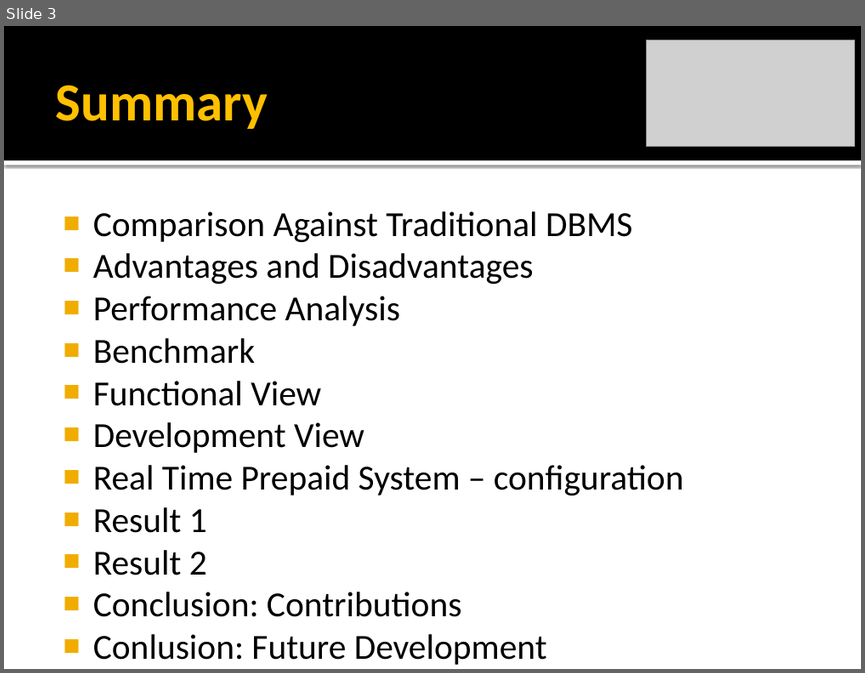
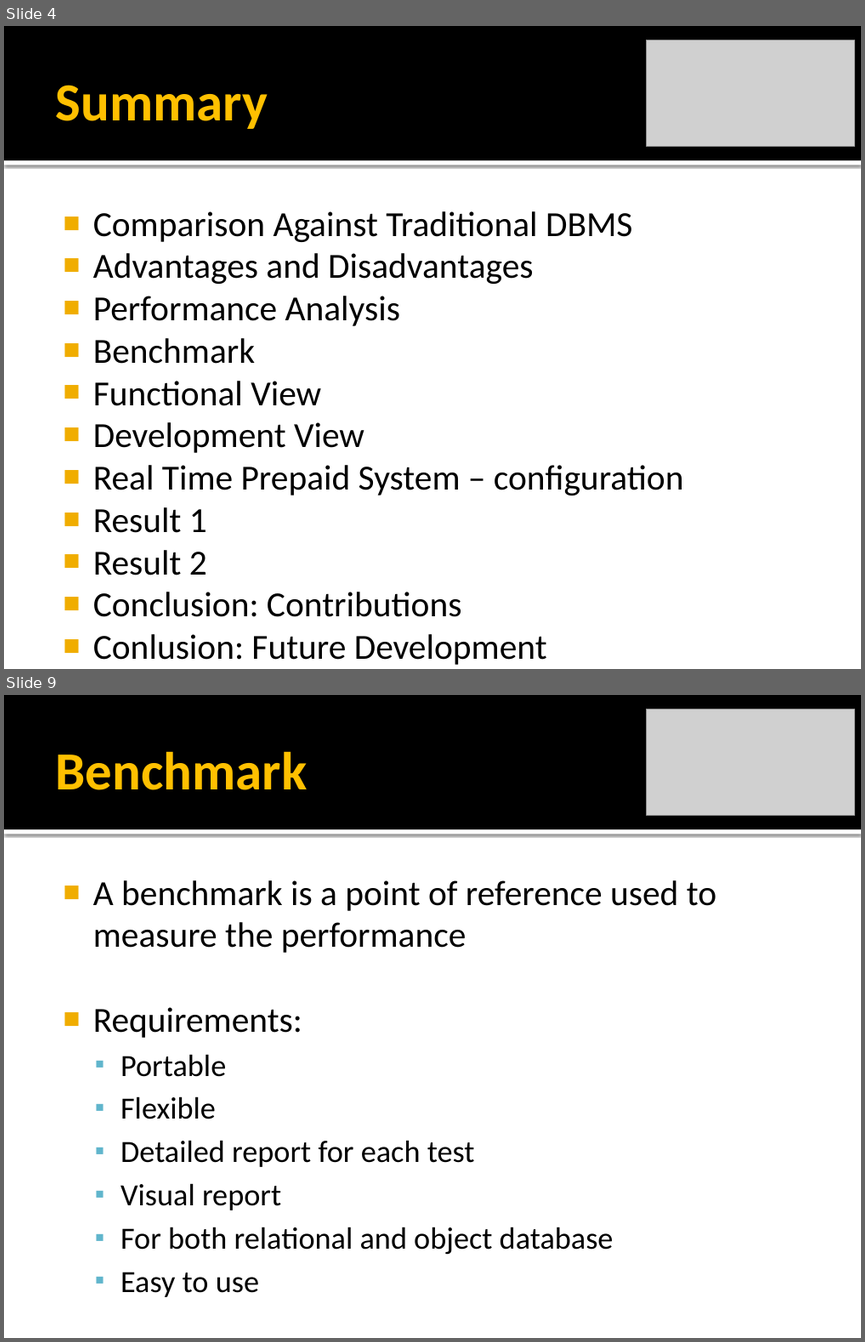
Before and after one commit to rickilama54/portable-db-bench, a slide deck: tesi/presentazione/Barbagallo-IMDB.pptx. Shown one above the other, each under a label of ours: slide 3 before the commit, slides 4 and 9 after it; the slides between them are not shown. The pictures are 865x673 and 865x1342 pixels, drawn with LibreOffice and Linux fonts; fonts in the diff are those of the drawing; grey boxes stand for pictures. Boxes give left, top, right and bottom in pixels: in the first picture for what was removed or moved away, otherwise in the second. Text is boxed around its words. In the diff, an @@ line names an element or a change of style, - is before the commit and + after.

```diff
--- a/tesi/presentazione/Barbagallo-IMDB.pptx
+++ b/tesi/presentazione/Barbagallo-IMDB.pptx
@@ slide 9 added at (x1=4, y1=695, x2=861, y2=1338), background #FFFFFF; not listed: 2 template elements that a slide beside it also shows @@
@@ picture added at (x1=647, y1=709, x2=854, y2=816) @@
@@ title added at (x1=55, y1=751, x2=307, y2=790), 45 pt, text #FFC000, bold @@
+Benchmark
@@ text added at (x1=93, y1=880, x2=716, y2=1297), 25.9 pt, text #000000 @@
+■ A benchmark is a point of reference used to measure the performance
+■ Requirements:
+  ▪ Portable
+  ▪ Flexible
+  ▪ Detailed report for each test
+  ▪ Visual report
+  ▪ For both relational and object database
+  ▪ Easy to use
@@ what was slide 3 is now slide 4 @@
```
Also in this commit, not shown: 1 slide changed, 10 other slides added, 9 slides removed.
